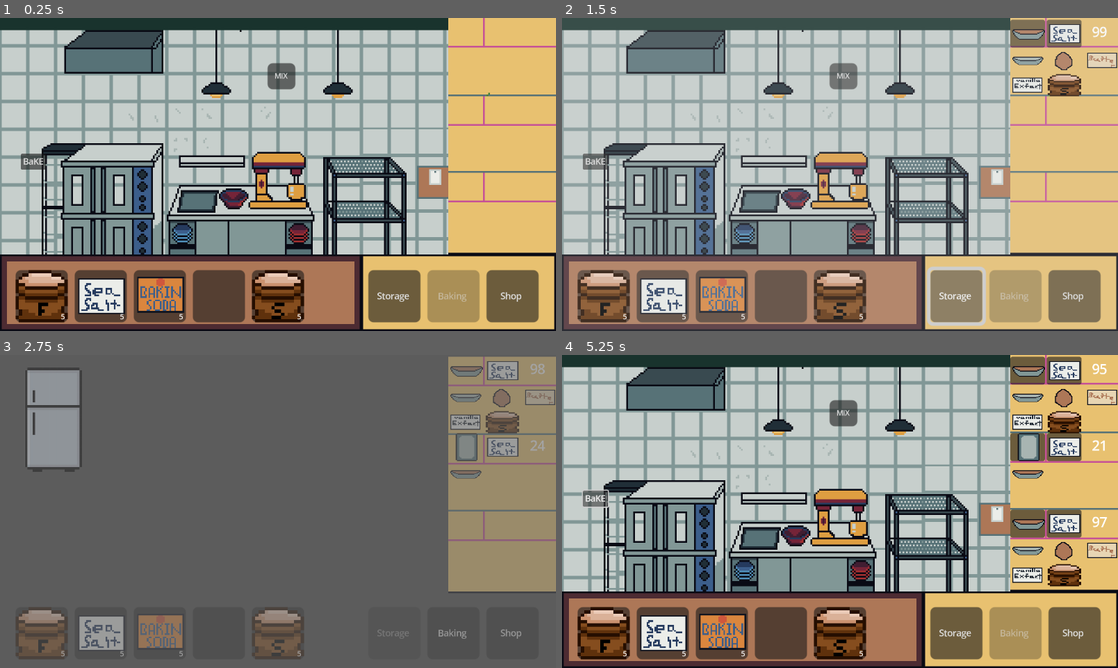
Above: before the commit, frames 1-4 (two rows, left to right).
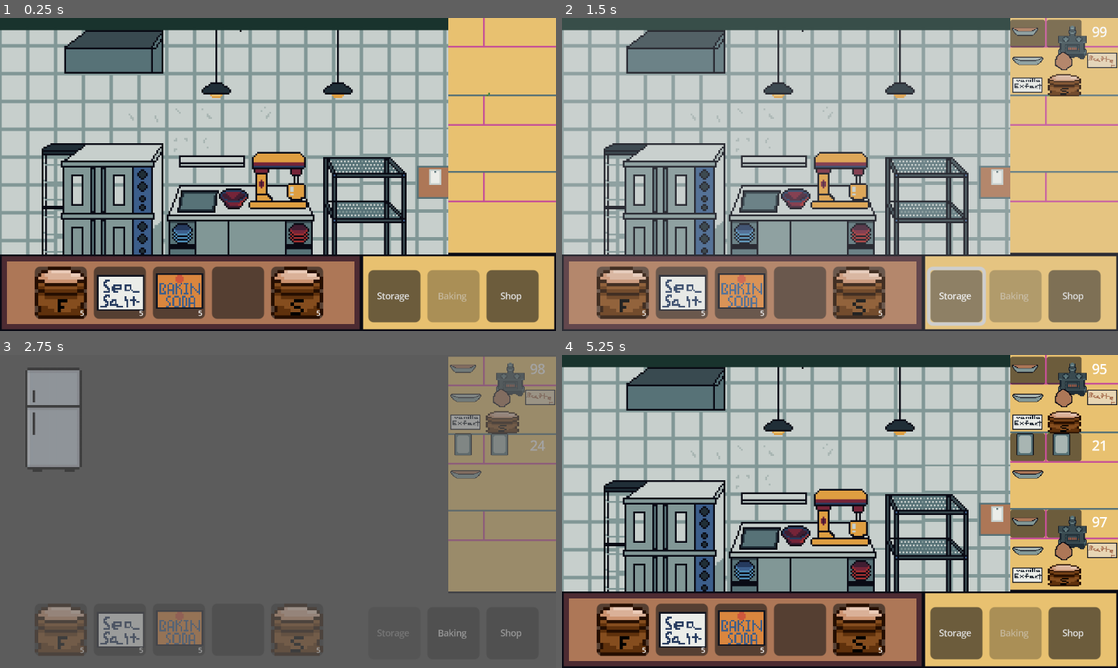
Above: after the commit, the same moments.

Repository: amusci/sweet-treat
Game: Godot game, scene res://Scenes/Areas/bakery_playground.tscn
Same seed, same stepped clock (60 frames per second), same inputs: the game is played once before the commit and once after it.
Inputs (mouse positions are in pixels of both pictures, inside the frame that each line leads up to):
- Up to frame 1 (0.25 s): no input
- Up to frame 2 (1.5 s): click (595, 161) at 0.5 s, where only the run before the commit has a clickable "BaKE"; click "Storage" at 1.25 s
- Up to frame 3 (2.75 s): click (283, 414) at 2 s, where only the run before the commit has a clickable "MIX"
- Up to frame 4 (5.25 s): click "Baking" at 2.75 s; click "Shop" at 3.5 s; click "Shop" at 4.25 s; click (595, 498) at 5 s, where only the run before the commit has a clickable "BaKE"

The runs differ from the first frame. In frame 1, 8.0% of the frame differs, in the area x 2-59%, y 14-98%; in frame 2, 8.7%; in frame 3, 5.3%; in frame 4, 10%, in the area x 2-95%, y 2-98%.

Commit message:
Ordering format + What machine you need
We have Ordering
We have Ordering Format
We have What machine you need
Thats all we have

Diff:
--- a/Resources/RecipeResources/InbetweenRecipeResources/baking_sheet_cookie_dough.tres
+++ b/Resources/RecipeResources/InbetweenRecipeResources/baking_sheet_cookie_dough.tres
@@ -17,5 +17,6 @@
 category = "inbetween"
 ingredients = Array[ExtResource("1_nityr")]([SubResource("Resource_8dxy4")])
 tool_required = "bakingsheet"
+tool_required_icon = ExtResource("1_x0jro")
 sell_price = 0.0
 time_to_make = 25.0
--- a/Resources/RecipeResources/InbetweenRecipeResources/cookie_dough.tres
+++ b/Resources/RecipeResources/InbetweenRecipeResources/cookie_dough.tres
@@ -8,6 +8,7 @@
 [ext_resource type="Texture2D" uid="uid://cr1isyvhpjy3s" path="res://Assets/TempAssets/Cookie_Dough.png" id="3_gqoca"]
 [ext_resource type="Resource" uid="uid://bmgduypa23b6h" path="res://Resources/IngredientResources/wetIngredientResources/vanilla_extract.tres" id="6_usqu2"]
 [ext_resource type="Resource" uid="uid://dck7jlw3lmsvy" path="res://Resources/IngredientResources/dryIngredientResources/sugar.tres" id="6_uy27w"]
+[ext_resource type="Texture2D" uid="uid://dfa5lhl7on2ki" path="res://Assets/TempAssets/Stove_Sketch.png" id="9_0847v"]
 
 [sub_resource type="Resource" id="Resource_hct02"]
 script = ExtResource("1_xjijx")
@@ -37,5 +38,6 @@
 category = "inbetween"
 ingredients = Array[ExtResource("1_xjijx")]([SubResource("Resource_hct02"), SubResource("Resource_mx8fl"), SubResource("Resource_sskqx"), SubResource("Resource_8l02b"), SubResource("Resource_s8xic")])
 tool_required = "mixing"
+tool_required_icon = ExtResource("9_0847v")
 sell_price = 0.0
 time_to_make = 100.0
--- a/Resources/RecipeResources/InbetweenRecipeResources/self_rising_dough.tres
+++ b/Resources/RecipeResources/InbetweenRecipeResources/self_rising_dough.tres
@@ -1,10 +1,11 @@
-[gd_resource type="Resource" script_class="Recipe" load_steps=10 format=3 uid="uid://cwtg4nksbkhqf"]
+[gd_resource type="Resource" script_class="Recipe" load_steps=11 format=3 uid="uid://cwtg4nksbkhqf"]
 
 [ext_resource type="Texture2D" uid="uid://dsr0os6v1t08y" path="res://Assets/TempAssets/Bowl_Empty.png" id="1_bnlqk"]
 [ext_resource type="Resource" uid="uid://b5gvgfhupsx1o" path="res://Resources/IngredientResources/dryIngredientResources/flour.tres" id="1_cmwlw"]
 [ext_resource type="Script" uid="uid://2afi4mayu2gq" path="res://Scripts/ResourceClasses/RecipeRequirement.gd" id="2_hupyq"]
 [ext_resource type="Resource" uid="uid://bscgdv7tmnru" path="res://Resources/IngredientResources/dryIngredientResources/baking_soda.tres" id="3_c1vfy"]
 [ext_resource type="Resource" uid="uid://b22e0h2xh7sfx" path="res://Resources/IngredientResources/dryIngredientResources/sea_salt.tres" id="4_gof8e"]
+[ext_resource type="Texture2D" uid="uid://dfa5lhl7on2ki" path="res://Assets/TempAssets/Stove_Sketch.png" id="7_kvj1w"]
 [ext_resource type="Script" uid="uid://db58b0en31pin" path="res://Scripts/ResourceClasses/Recipe.gd" id="9_eneie"]
 
 [sub_resource type="Resource" id="Resource_6ln8n"]
@@ -27,5 +28,6 @@
 category = "inbetween"
 ingredients = Array[ExtResource("2_hupyq")]([SubResource("Resource_6ln8n"), SubResource("Resource_si7ht"), SubResource("Resource_djmpx")])
 tool_required = "mixing"
+tool_required_icon = ExtResource("7_kvj1w")
 sell_price = 0.0
 time_to_make = 50.0
--- a/Scenes/Areas/bakery_playground.tscn
+++ b/Scenes/Areas/bakery_playground.tscn
@@ -33,10 +33,10 @@
 anchors_preset = 0
 anchor_left = 0.0
 anchor_right = 0.0
-offset_left = 9.0
-offset_top = 145.0
-offset_right = 175.0
-offset_bottom = 175.0
+offset_left = 20.0
+offset_top = 143.0
+offset_right = 186.0
+offset_bottom = 173.0
 grow_horizontal = 1
 size_flags_vertical = 4
 
--- a/Scenes/Areas/storage_playground.tscn
+++ b/Scenes/Areas/storage_playground.tscn
@@ -28,10 +28,10 @@
 offset_bottom = 175.0
 
 [node name="Hotbar" parent="." instance=ExtResource("2_4lbp4")]
-offset_left = 9.0
-offset_top = 145.0
-offset_right = 175.0
-offset_bottom = 175.0
+offset_left = 20.0
+offset_top = 143.0
+offset_right = 186.0
+offset_bottom = 173.0
 size_flags_horizontal = 0
 
 [node name="Fridge" parent="." instance=ExtResource("3_48a00")]
--- a/Scenes/Machines/mixing_station.tscn
+++ b/Scenes/Machines/mixing_station.tscn
@@ -9,6 +9,14 @@
 [node name="MixingArea" type="Area2D"]
 script = ExtResource("2_yfpn2")
 
+[node name="Button" type="Button" parent="."]
+modulate = Color(1, 1, 1, 0)
+offset_left = -15.0
+offset_top = -2.0
+offset_right = -7.0
+offset_bottom = 6.0
+theme_override_font_sizes/font_size = 4
+
 [node name="CollisionShape2D" type="CollisionShape2D" parent="."]
 shape = SubResource("RectangleShape2D_m4321")
 
@@ -18,14 +26,6 @@
 offset_right = 14.0
 offset_bottom = -16.0
 
-[node name="Button" type="Button" parent="."]
-offset_left = -8.0
-offset_top = -68.0
-offset_right = 8.0
-offset_bottom = -53.0
-theme_override_font_sizes/font_size = 4
-text = "MIX"
-
 [connection signal="mouse_entered" from="." to="." method="_on_mouse_entered"]
 [connection signal="mouse_exited" from="." to="." method="_on_mouse_exited"]
 [connection signal="pressed" from="Button" to="." method="_on_button_pressed"]
--- a/Scenes/Machines/oven.tscn
+++ b/Scenes/Machines/oven.tscn
@@ -9,6 +9,14 @@
 [node name="Oven" type="Area2D"]
 script = ExtResource("1_wbqh4")
 
+[node name="Button" type="Button" parent="."]
+modulate = Color(1, 1, 1, 0)
+offset_left = 21.0
+offset_top = -20.0
+offset_right = 69.0
+offset_bottom = 11.0
+scale = Vector2(0.181021, 1.57048)
+
 [node name="CollisionShape2D" type="CollisionShape2D" parent="."]
 position = Vector2(9, -1)
 shape = SubResource("RectangleShape2D_5vh13")
@@ -19,12 +27,4 @@
 offset_right = -22.0
 offset_bottom = 15.0
 
-[node name="Button" type="Button" parent="."]
-offset_left = -44.0
-offset_top = -27.0
-offset_right = 4.0
-offset_bottom = 4.0
-scale = Vector2(0.3, 0.3)
-text = "BaKE"
-
 [connection signal="pressed" from="Button" to="." method="_on_button_pressed"]
--- a/Scenes/Orders/Order.tscn
+++ b/Scenes/Orders/Order.tscn
@@ -20,32 +20,34 @@
 offset_bottom = 136.0
 texture = ExtResource("2_767pm")
 
-[node name="Panel" type="Panel" parent="."]
+[node name="OutputPanel" type="Panel" parent="."]
 layout_mode = 0
 offset_right = 40.0
 offset_bottom = 40.0
 scale = Vector2(0.5, 0.4)
 
-[node name="TextureRect" type="TextureRect" parent="Panel"]
+[node name="TextureRect" type="TextureRect" parent="OutputPanel"]
 z_index = 1
 layout_mode = 0
 offset_right = 40.0
 offset_bottom = 40.0
 texture = ExtResource("1_0h1ut")
+stretch_mode = 2
 
-[node name="Panel2" type="Panel" parent="."]
+[node name="StationPanel" type="Panel" parent="."]
 layout_mode = 0
 offset_left = 21.0
 offset_right = 61.0
 offset_bottom = 40.0
 scale = Vector2(0.5, 0.4)
 
-[node name="TextureRect" type="TextureRect" parent="Panel2"]
+[node name="TextureRect" type="TextureRect" parent="StationPanel"]
 z_index = 1
 layout_mode = 0
 offset_right = 40.0
 offset_bottom = 40.0
 texture = ExtResource("1_0h1ut")
+stretch_mode = 2
 
 [node name="GridContainer" type="GridContainer" parent="."]
 layout_mode = 0
--- a/Scenes/Orders/order.gd
+++ b/Scenes/Orders/order.gd
@@ -7,7 +7,8 @@
 var label: Label
 var recipe
 var grid_container: GridContainer
-var panel_texture: TextureRect
+var output_texture: TextureRect
+var machine_texture: TextureRect
 var order_id  # Store unique ID
 var container_parent  # Order container
 
@@ -21,10 +22,12 @@
 	# Get references to existing nodes in the scene
 	label = get_node("Label")
 	grid_container = get_node("GridContainer")
-	panel_texture = get_node("Panel/TextureRect")
+	output_texture = get_node("OutputPanel/TextureRect")
+	machine_texture = get_node("StationPanel/TextureRect")
 
 	# Set the output recipe texture in the top-left panel
-	panel_texture.texture = order_data_param.recipe.icon
+	output_texture.texture = order_data_param.recipe.icon
+	machine_texture.texture = order_data_param.recipe.tool_required_icon
 
 	# Clear existing grid items
 	for child in grid_container.get_children():
--- a/Scripts/MachineClasses/MixingStation.gd
+++ b/Scripts/MachineClasses/MixingStation.gd
@@ -8,3 +8,4 @@
 # Button press fucntionality
 func _on_button_pressed():
 	_attempt_crafting()
+	print("helloo!!!")
--- a/Scripts/MachineClasses/Oven.gd
+++ b/Scripts/MachineClasses/Oven.gd
@@ -8,3 +8,4 @@
 func _on_button_pressed():
 	# Button functionality
 	_attempt_crafting()
+	print("hello!!!")
--- a/Scripts/ResourceClasses/Recipe.gd
+++ b/Scripts/ResourceClasses/Recipe.gd
@@ -7,5 +7,6 @@
 @export var category: String # if it is an in between (cookie batter) or just finished cookie
 @export var ingredients: Array[RecipeRequirement] = []
 @export var tool_required: String
+@export var tool_required_icon: Texture2D
 @export var sell_price: float = 0.0
 @export var time_to_make: float = 10.0
--- a/Scripts/Singleton/OrderManager.gd
+++ b/Scripts/Singleton/OrderManager.gd
@@ -50,6 +50,7 @@
 		"recipe": recipe,
 		"time_left": recipe.time_to_make,
 		"ingredients": recipe.ingredients,
+		"tool_icon" : recipe.tool_required_icon
 	}
 	active_orders.append(order_data) # Create new order in array
 	#print("New order: ", recipe.title, " (", active_orders.size(), "/", max_orders, ")")
Not shown: 1 places in Resources/RecipeResources/InbetweenRecipeResources/cookie_dough.tres that only renumber resources
